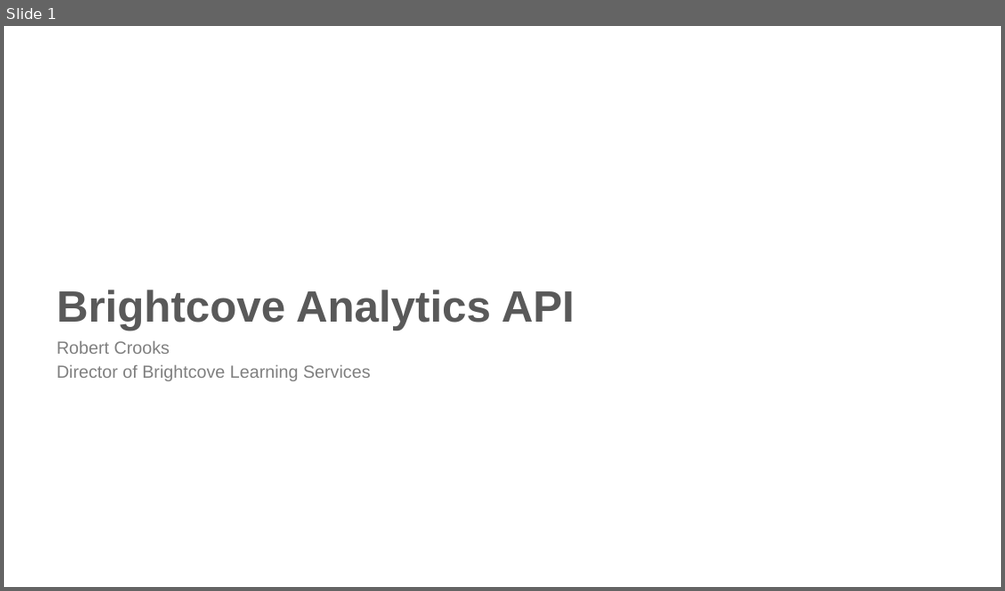
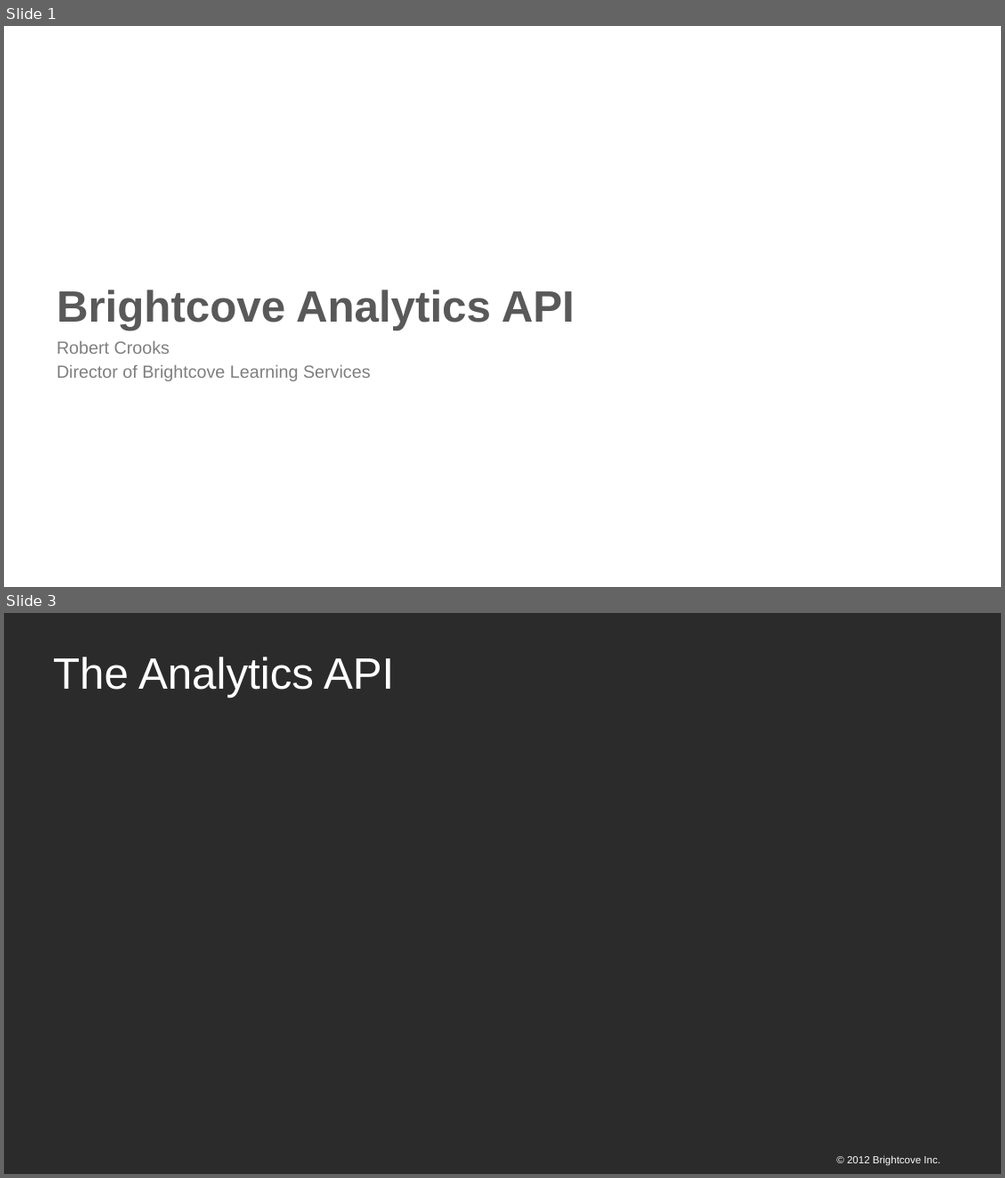
Before and after one commit to BrightcoveLearning/Analytics-API-Training, a slide deck: slides/VideoCloudAnalyticsAPI.pptx. Shown one above the other, each under a label of ours: slide 1 before the commit, slides 1 and 3 after it; the slides between them are not shown. The pictures are 1005x591 and 1005x1178 pixels, drawn with LibreOffice and Linux fonts; fonts in the diff are those of the drawing; background and template pictures are left out; a plain dark background stands for a picture behind light text. Boxes give left, top, right and bottom in pixels: in the first picture for what was removed or moved away, otherwise in the second. Text is boxed around its words. In the diff, an @@ line names an element or a change of style, - is before the commit and + after.

```diff
--- a/slides/VideoCloudAnalyticsAPI.pptx
+++ b/slides/VideoCloudAnalyticsAPI.pptx
@@ slide 3 added at <box>4,613,1001,1174</box>, background picture (left out) @@
@@ title added at <box>53,657,394,698</box>, 60 pt, text #FFFFFF @@
+The Analytics API
@@ free added at <box>834,1151,948,1167</box>, 14 pt, text #FBFCFF @@
+© 2012 Brightcove Inc.
```
Also in this commit, not shown: 2 slides changed, 1 other slide added, 6 other files.
